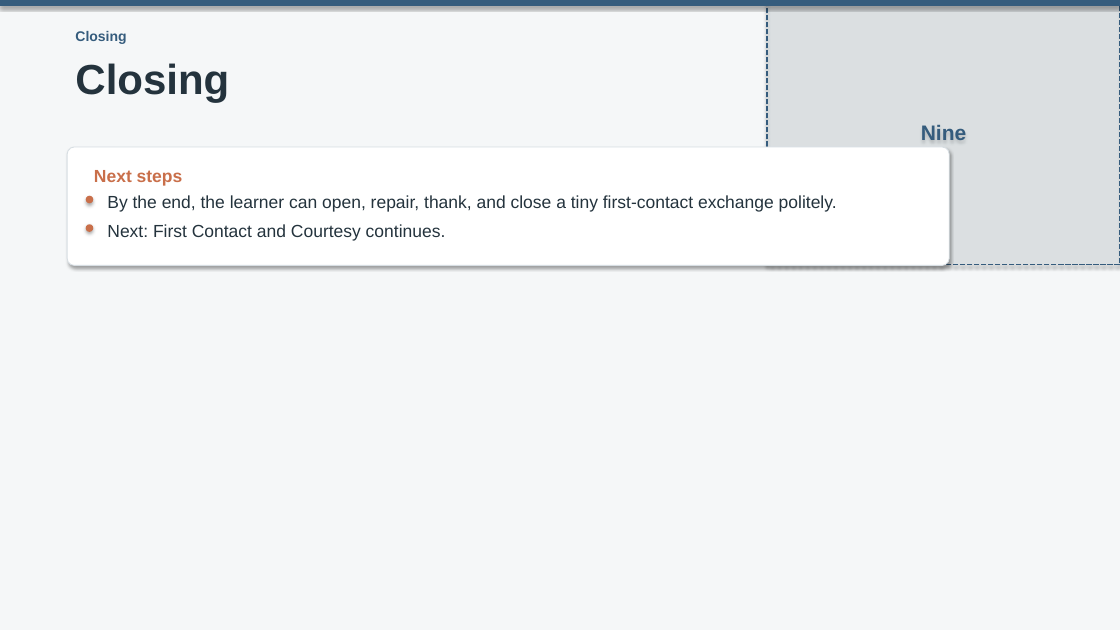
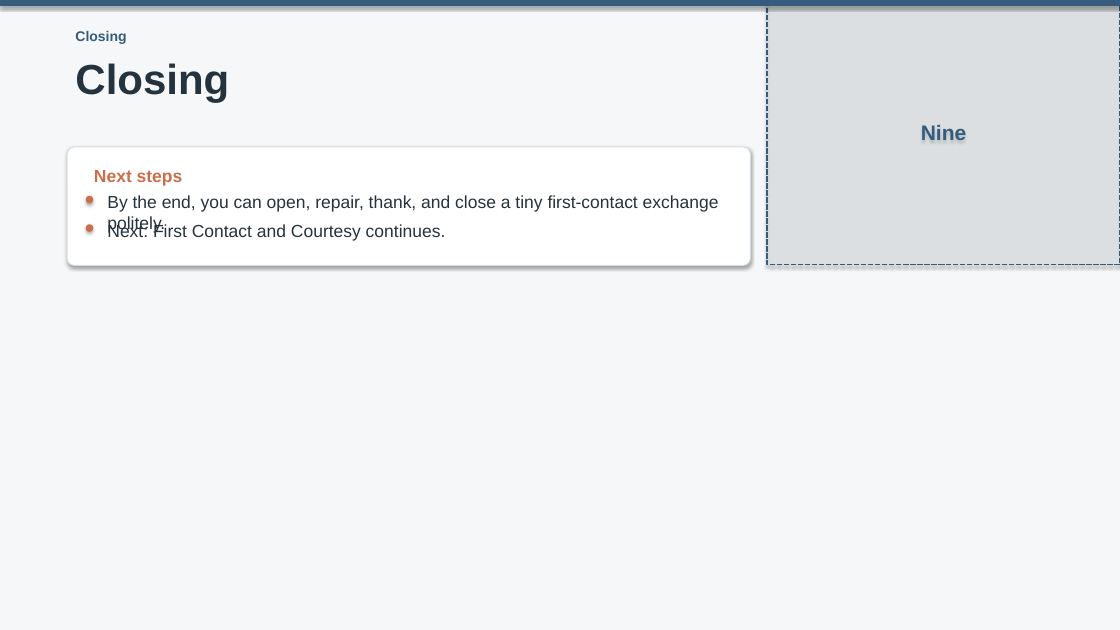
Before and after one commit to OTFTCS/thai-nine, a slide deck: slide 10 of course/modules/M01/L001/M01-L001-deck.pptx. Drawn at 1120x630 pixels with LibreOffice and Linux fonts; fonts in the diff are those of the drawing. Boxes give left, top, right and bottom in pixels: in the first picture for what was removed or moved away, otherwise in the second. Text is boxed around its words. In the diff, an @@ line names an element or a change of style, - is before the commit and + after.

```diff
--- a/course/modules/M01/L001/M01-L001-deck.pptx
+++ b/course/modules/M01/L001/M01-L001-deck.pptx
@@ rounded rectangle: place and size @@
-rounded rectangle at (67, 147, 949, 266)
+rounded rectangle at (67, 147, 750, 266)
@@ text at (107, 195, 719, 212): text changed @@
-By the end, the learner can open, repair, thank, and close a tiny first-contact exchange politely.
+By the end, you can open, repair, thank, and close a tiny first-contact exchange politely.
```
Also in this commit, not shown: 9 other slides changed, 17 other files.
